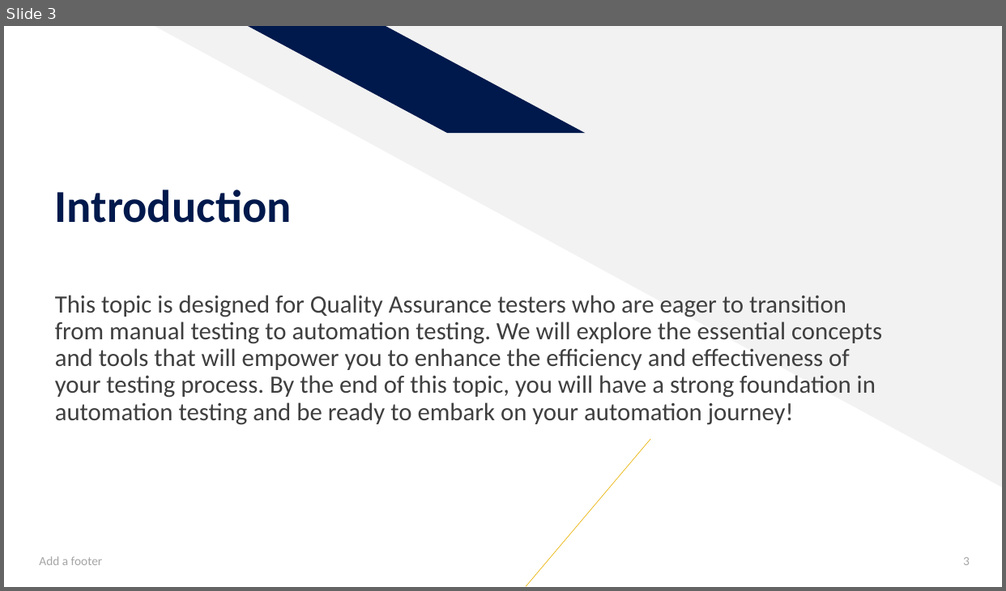
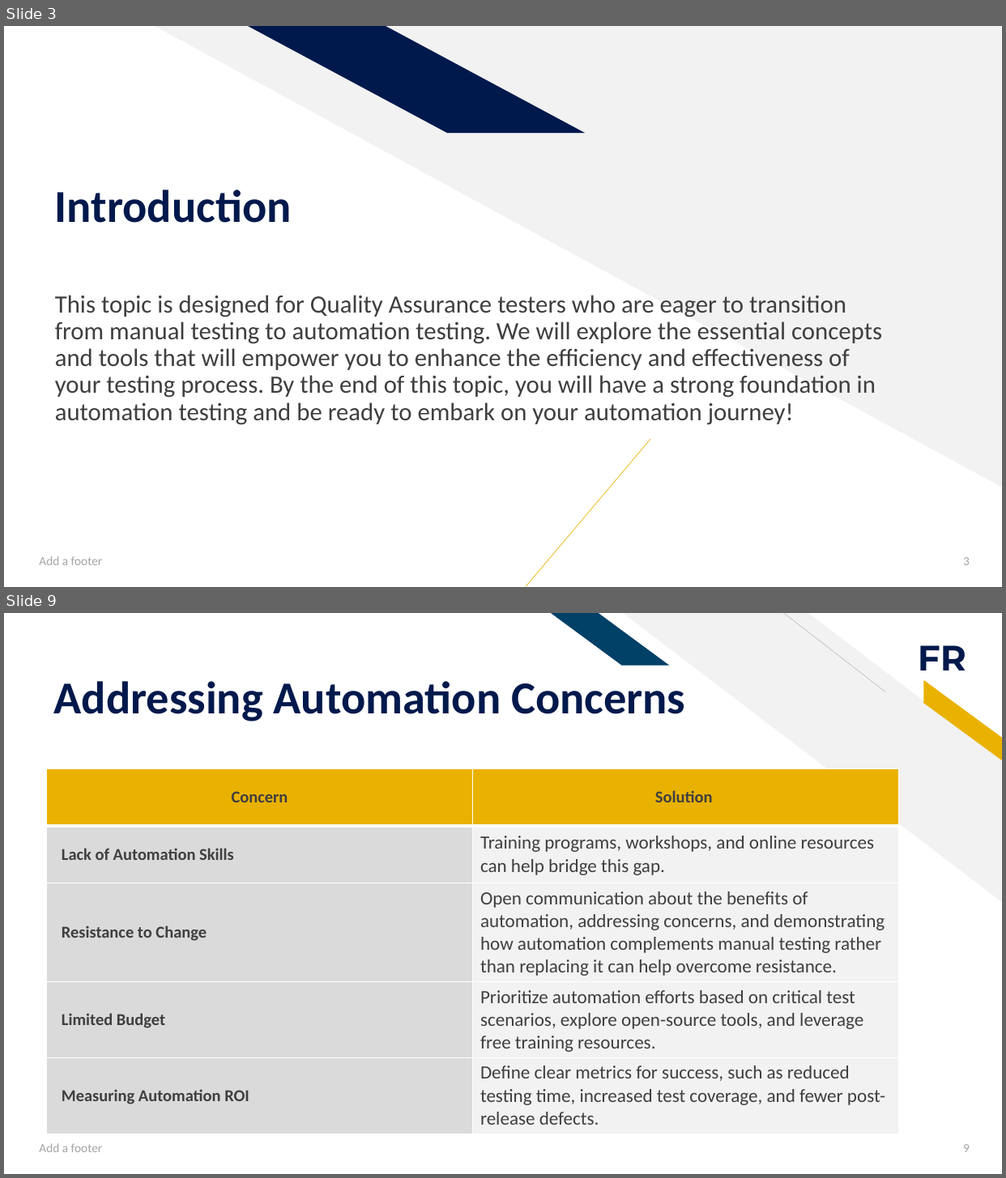
Before and after one commit to ivymorenomt/TestConferenceGuild, a slide deck: docs/From Manual to Automation.pptx. Shown one above the other, each under a label of ours: slide 3 before the commit, slides 3 and 9 after it; the slides between them are not shown. The pictures are 1006x591 and 1006x1178 pixels, drawn with LibreOffice and Linux fonts; fonts in the diff are those of the drawing. Boxes give left, top, right and bottom in pixels: in the first picture for what was removed or moved away, otherwise in the second. Text is boxed around its words. In the diff, an @@ line names an element or a change of style, - is before the commit and + after.

```diff
--- a/docs/From Manual to Automation.pptx
+++ b/docs/From Manual to Automation.pptx
@@ slide 9 added at box(4, 613, 1002, 1174), background #FFFFFF @@
@@ parallelogram added at box(552, 613, 670, 666), fill #014067 @@
@@ diag stripe added at box(623, 613, 1002, 903), fill #F2F2F2 @@
@@ line added from (886, 692) to (784, 613), #BFBFBF 0.5 pt @@
@@ text added at box(918, 645, 966, 671), 34 pt, text #00194C, bold @@
+FR
@@ title added at box(54, 681, 685, 722), 44 pt, text #00194C, bold @@
+Addressing Automation Concerns
@@ parallelogram added at box(913, 680, 1002, 760), fill #EAB200 @@
@@ table added at box(47, 769, 898, 1131), 5 rows, 2 columns @@
+Concern | Solution
+Lack of Automation Skills | Training programs, workshops, and online resources can help bridge this gap.
+Resistance to Change | Open communication about the benefits of automation, addressing concerns, and demonstrating how automation complements manual testing rather than replacing it can help overcome resistance.
+Limited Budget | Prioritize automation efforts based on critical test scenarios, explore open-source tools, and leverage free training resources.
+Measuring Automation ROI | Define clear metrics for success, such as reduced testing time, increased test coverage, and fewer post-release defects.
@@ text added at box(39, 1144, 103, 1152), 12 pt, text #A5A5A5 @@
+Add a footer
@@ page number added at box(963, 1144, 970, 1152), 12 pt, text #A5A5A5 @@
+9
```
Also in this commit, not shown: 15 slides changed, 9 other slides added, 2 slides removed, 4 other files.
